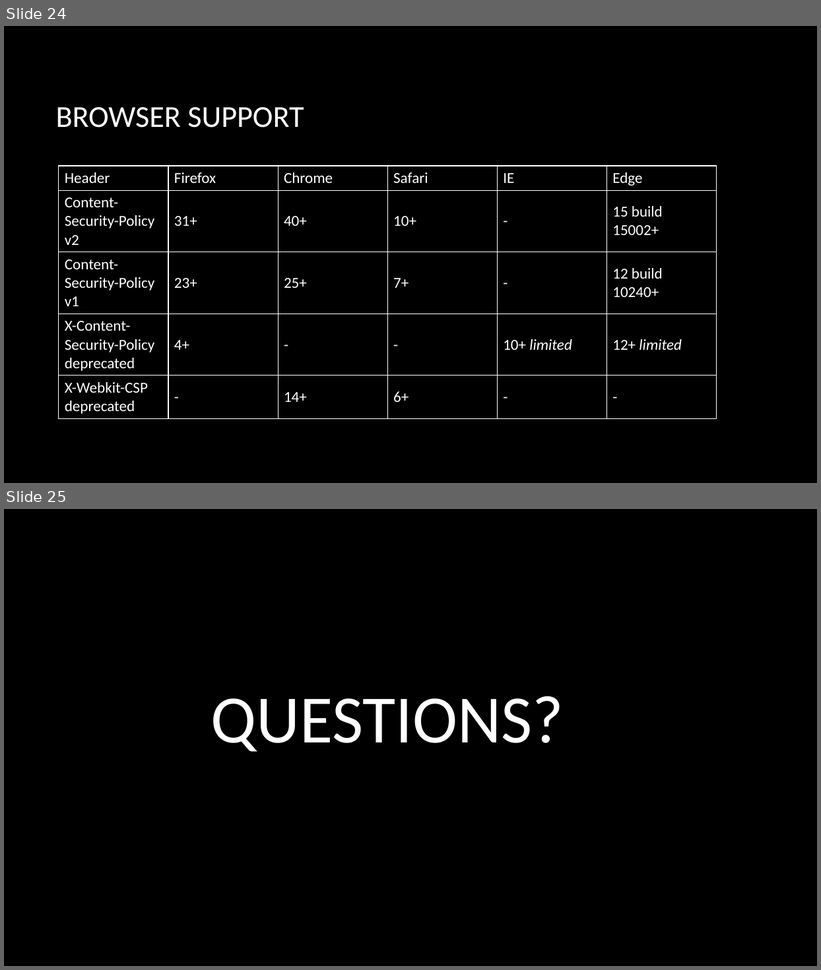
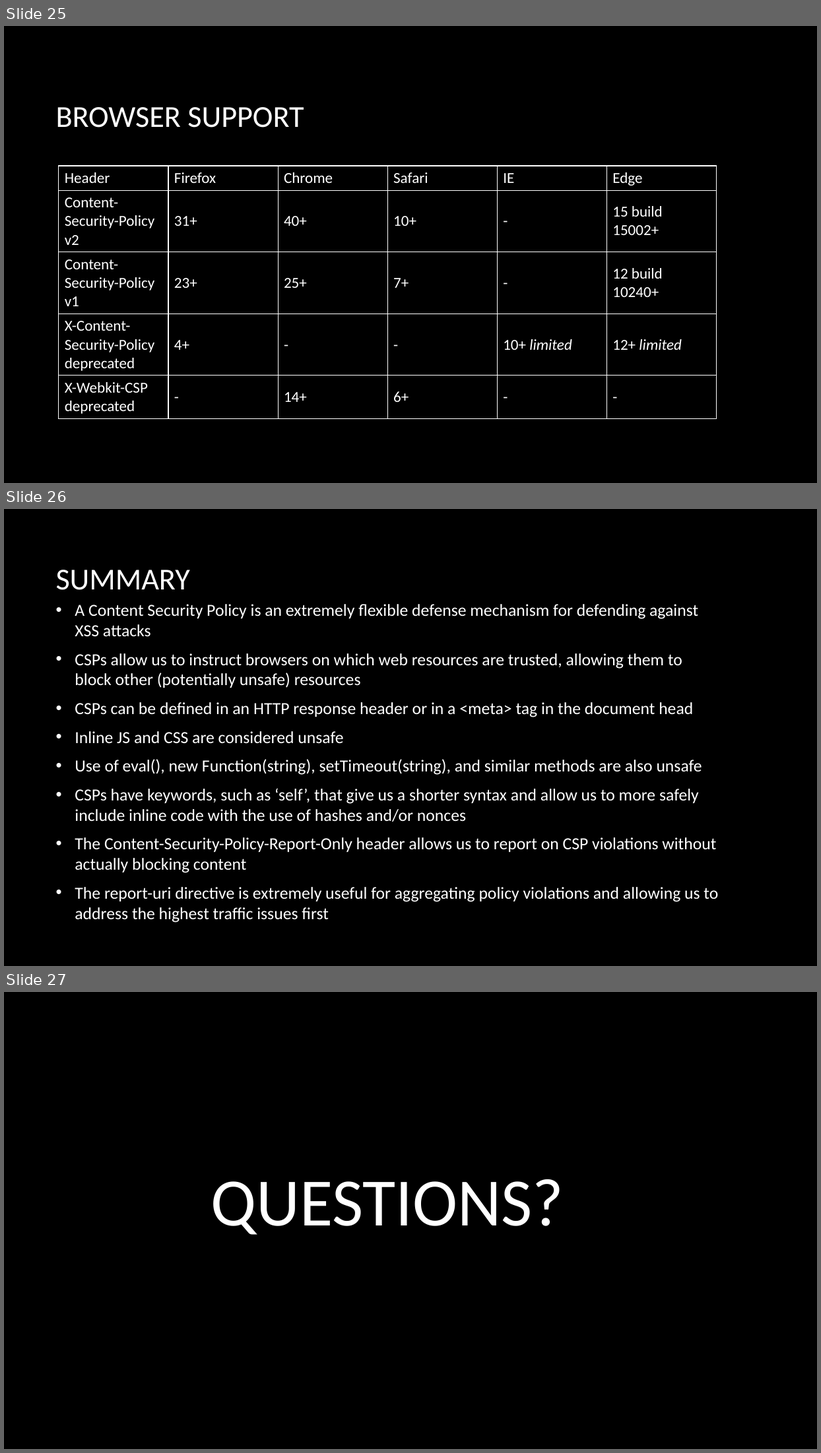
Before and after one commit to brycejech/Content-Security-Policy, a slide deck: powerpoint/content-security-policy.pptx. Shown one above the other, each under a label of ours: slides 24 and 25 before the commit, slides 25, 26 and 27 after it. The pictures are 821x970 and 821x1453 pixels, drawn with LibreOffice and Linux fonts; fonts in the diff are those of the drawing; background and template pictures are left out. Boxes give left, top, right and bottom in pixels: in the first picture for what was removed or moved away, otherwise in the second. Text is boxed around its words. In the diff, an @@ line names an element or a change of style, - is before the commit and + after.

```diff
--- a/powerpoint/content-security-policy.pptx
+++ b/powerpoint/content-security-policy.pptx
@@ slide 26 added at (4, 509, 817, 966), background picture (left out) @@
@@ title added at (56, 570, 190, 590), 36 pt, text #FFFFFF @@
+SUMMARY
@@ text added at (75, 604, 718, 923), 20 pt, text #FFFFFF @@
+• A Content Security Policy is an extremely flexible defense mechanism for defending against XSS attacks
+• CSPs allow us to instruct browsers on which web resources are trusted, allowing them to block other (potentially unsafe) resources
+• CSPs can be defined in an HTTP response header or in a <meta> tag in the document head
+• Inline JS and CSS are considered unsafe
+• Use of eval(), new Function(string), setTimeout(string), and similar methods are also unsafe
+• CSPs have keywords, such as ‘self’, that give us a shorter syntax and allow us to more safely include inline code with the use of hashes and/or nonces
+• The Content-Security-Policy-Report-Only header allows us to report on CSP violations without actually blocking content
+• The report-uri directive is extremely useful for aggregating policy violations and allowing us to address the highest traffic issues first
@@ what was slide 24 is now slide 25 @@
@@ what was slide 25 is now slide 27 @@
```
Also in this commit, not shown: 1 slide changed, 1 other slide added.
